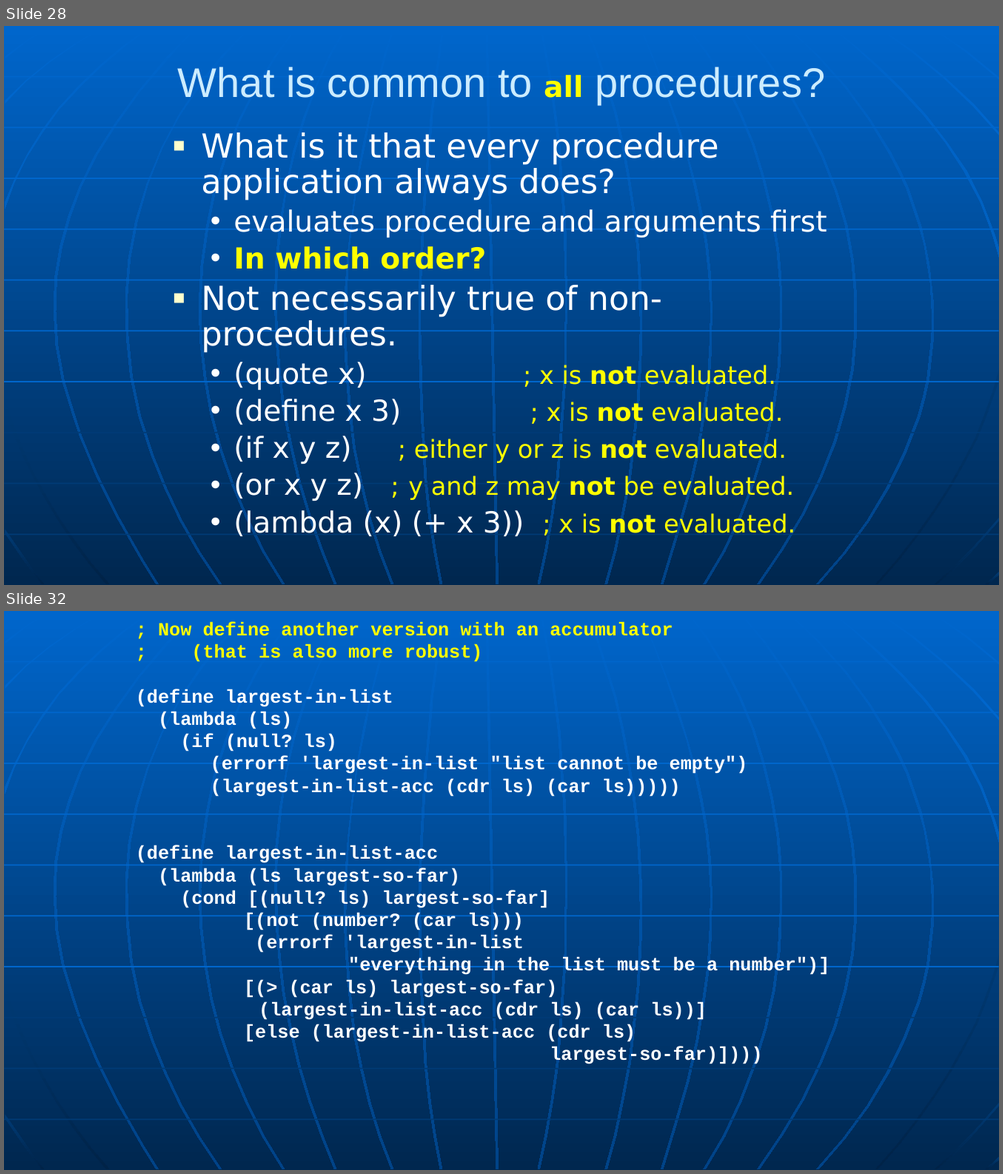
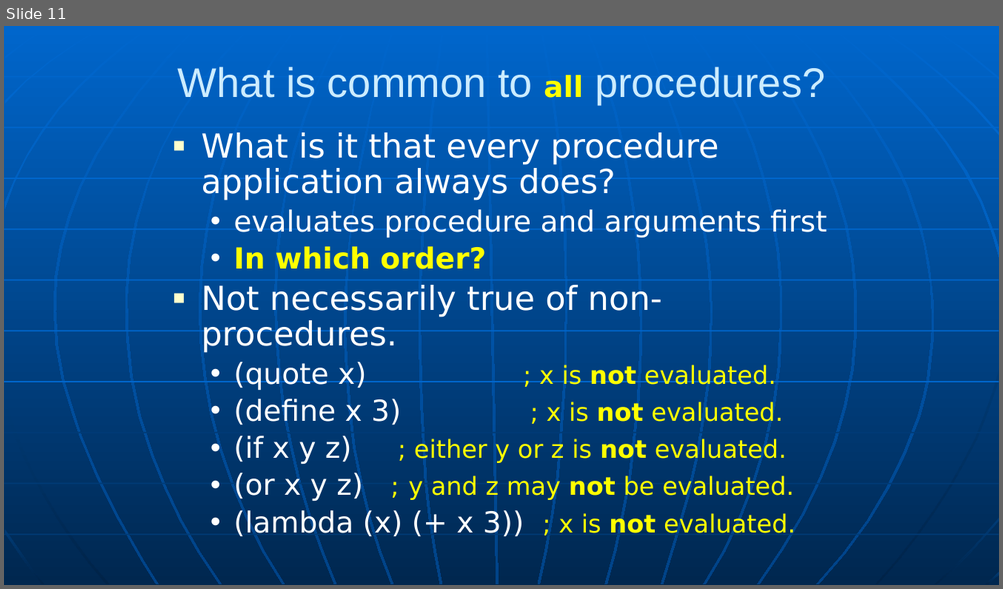
Before and after one commit to RHIT-CSSE/csse304, a slide deck: ClassMaterials/CourseIntro/CWA-intro.pptx. Shown one above the other, each under a label of ours: slides 28 and 32 before the commit, slide 11 after it; the slides between them are not shown. The pictures are 1003x1174 and 1003x589 pixels, drawn with LibreOffice and Linux fonts; fonts in the diff are those of the drawing. Boxes give left, top, right and bottom in pixels: in the first picture for what was removed or moved away, otherwise in the second. Text is boxed around its words. In the diff, an @@ line names an element or a change of style, - is before the commit and + after.

```diff
--- a/ClassMaterials/CourseIntro/CWA-intro.pptx
+++ b/ClassMaterials/CourseIntro/CWA-intro.pptx
@@ slide 32 removed at (4, 611, 999, 1170), background gradient #0066CC to #004488; not listed: 34 template elements that a slide beside it also shows @@
@@ text removed at (136, 621, 829, 1067) @@
-; Now define another version with an accumulator
-; (that is also more robust)
-(define largest-in-list
-(lambda (ls)
-(if (null? ls)
-(errorf 'largest-in-list "list cannot be empty")
-(largest-in-list-acc (cdr ls) (car ls)))))
-(define largest-in-list-acc
-(lambda (ls largest-so-far)
-(cond [(null? ls) largest-so-far]
-[(not (number? (car ls)))
-(errorf 'largest-in-list
-"everything in the list must be a number")]
-[(> (car ls) largest-so-far)
-(largest-in-list-acc (cdr ls) (car ls))]
-[else (largest-in-list-acc (cdr ls)
-largest-so-far)])))
@@ what was slide 28 is now slide 11 @@
```
Also in this commit, not shown: 3 slides changed, 6 slides added, 23 other slides removed, 5 other files.
